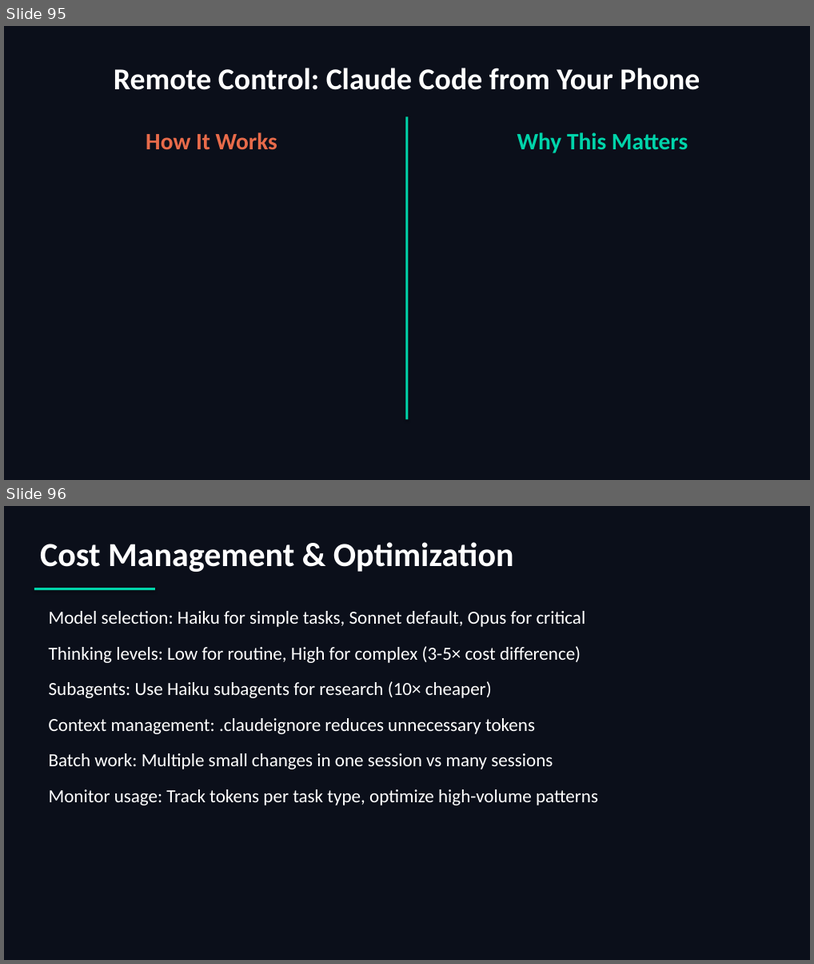
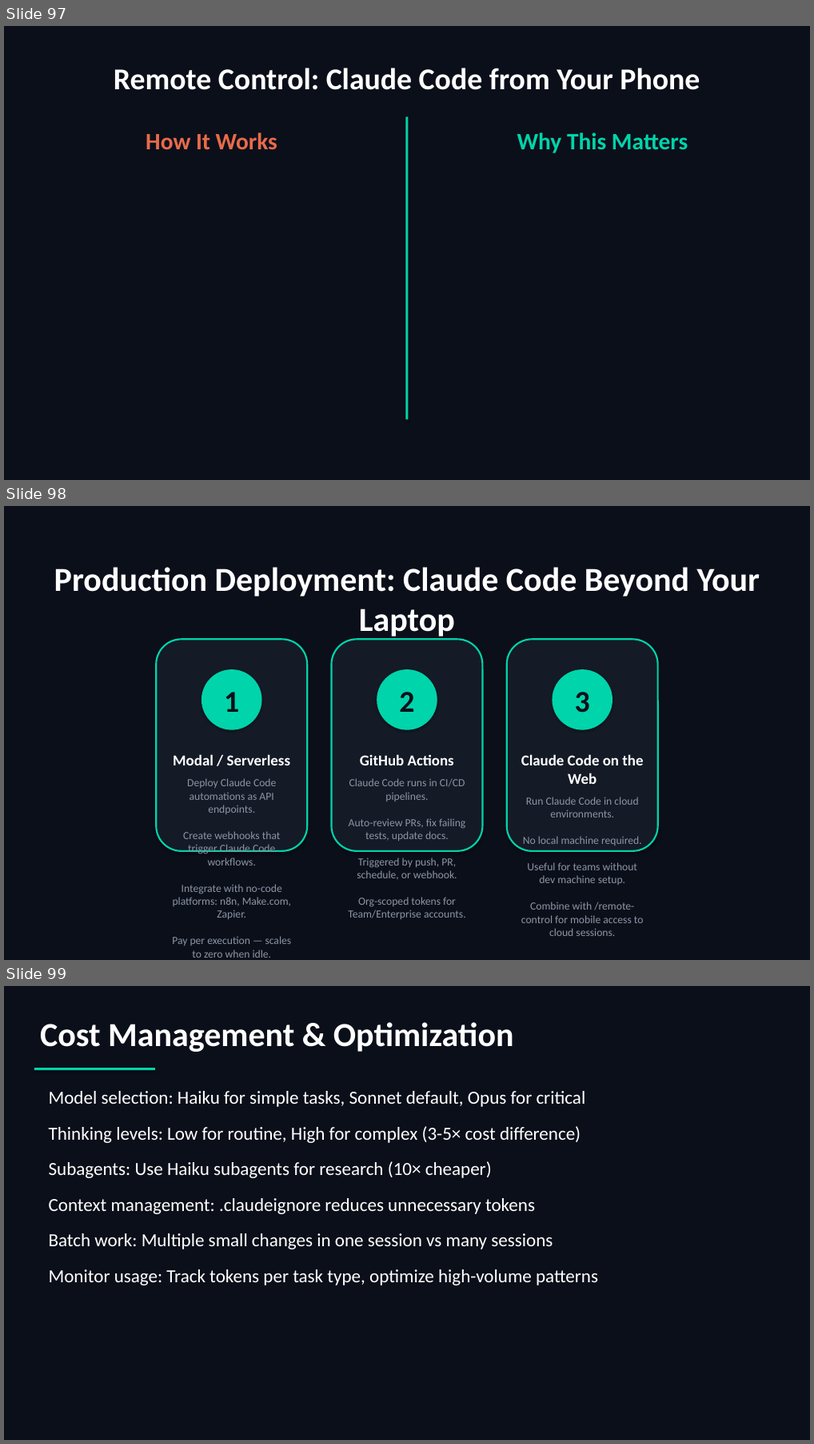
Before and after one commit to scottrhay/AIA-ClaudeCopilot, a slide deck: slides/Day3_Claude_Code_Advanced.pptx. Shown one above the other, each under a label of ours: slides 95 and 96 before the commit, slides 97, 98 and 99 after it. The pictures are 814x964 and 814x1444 pixels, drawn with LibreOffice and Linux fonts; fonts in the diff are those of the drawing. Boxes give left, top, right and bottom in pixels: in the first picture for what was removed or moved away, otherwise in the second. Text is boxed around its words. In the diff, an @@ line names an element or a change of style, - is before the commit and + after.

```diff
--- a/slides/Day3_Claude_Code_Advanced.pptx
+++ b/slides/Day3_Claude_Code_Advanced.pptx
@@ slide 98 added at [4,506,810,960], background #0B0F1A @@
@@ text added at [54,567,760,640], 40 pt, text #FFFFFF, bold @@
+Production Deployment: Claude Code Beyond Your Laptop
@@ rounded rectangle added at [157,639,308,851], fill #141A26, outline #00D4AA 2 pt @@
@@ rounded rectangle added at [332,639,483,851], fill #141A26, outline #00D4AA 2 pt @@
@@ rounded rectangle added at [507,639,658,851], fill #141A26, outline #00D4AA 2 pt @@
@@ ellipse added at [202,669,262,730], fill #00D4AA @@
@@ ellipse added at [378,669,438,730], fill #00D4AA @@
@@ ellipse added at [553,669,613,730], fill #00D4AA @@
@@ text added at [224,692,239,712], 36 pt, text #0B0F1A, bold @@
+1
@@ text added at [399,692,414,712], 36 pt, text #0B0F1A, bold @@
+2
@@ text added at [575,692,590,712], 36 pt, text #0B0F1A, bold @@
+3
@@ text added at [172,754,292,957], 13 pt, text #8B95A5 @@
+Modal / Serverless
+Deploy Claude Code automations as API endpoints.
+Create webhooks that trigger Claude Code workflows.
+Integrate with no-code platforms: n8n, Make.com, Zapier.
+Pay per execution — scales to zero when idle.
@@ text added at [348,754,466,919], 13 pt, text #8B95A5 @@
+GitHub Actions
+Claude Code runs in CI/CD pipelines.
+Auto-review PRs, fix failing tests, update docs.
+Triggered by push, PR, schedule, or webhook.
+Org-scoped tokens for Team/Enterprise accounts.
@@ text added at [522,754,644,936], 13 pt, text #8B95A5 @@
+Claude Code on the Web
+Run Claude Code in cloud environments.
+No local machine required.
+Useful for teams without dev machine setup.
+Combine with /remote-control for mobile access to cloud sessions.
@@ what was slide 95 is now slide 97 @@
@@ what was slide 96 is now slide 99 @@
```
Also in this commit, not shown: 2 other slides added.
